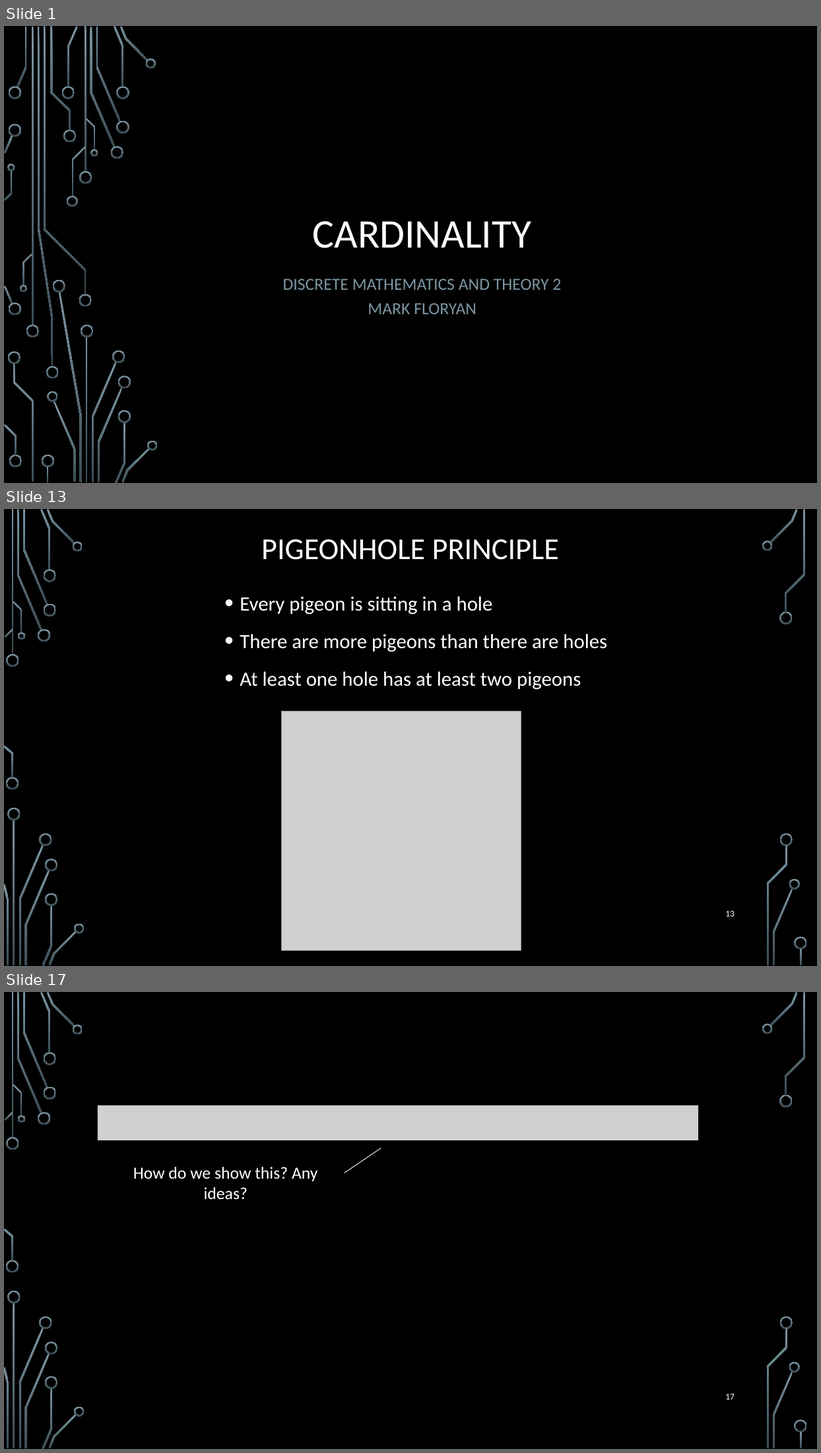
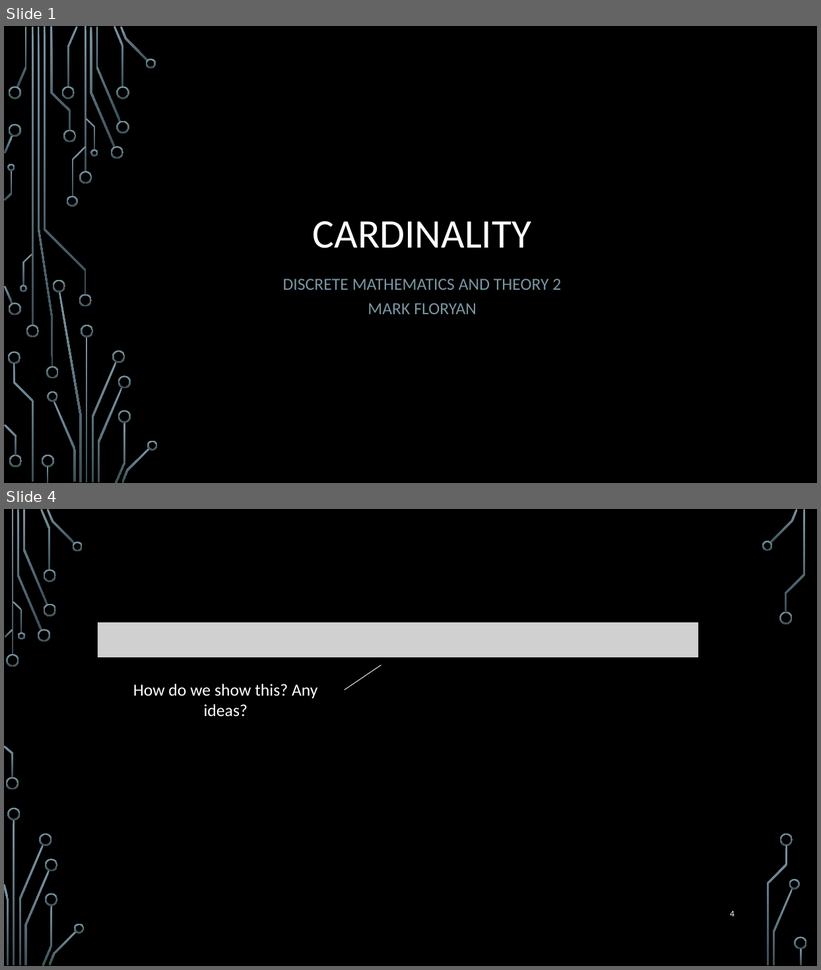
Before and after one commit to markfloryan/dmt2, a slide deck: slides/01-Cardinality.pptx. Shown one above the other, each under a label of ours: slides 1, 13 and 17 before the commit, slides 1 and 4 after it; the slides between them are not shown. The pictures are 821x1453 and 821x970 pixels, drawn with LibreOffice and Linux fonts; fonts in the diff are those of the drawing; grey boxes stand for pictures; background and template pictures are left out. Boxes give left, top, right and bottom in pixels: in the first picture for what was removed or moved away, otherwise in the second. Text is boxed around its words. In the diff, an @@ line names an element or a change of style, - is before the commit and + after.

```diff
--- a/slides/01-Cardinality.pptx
+++ b/slides/01-Cardinality.pptx
@@ slide 13 removed at [4, 509, 817, 966], background picture (left out); not listed: 36 template elements that a slide beside it also shows @@
@@ title removed at [261, 539, 559, 560] @@
-PIGEONHOLE PRINCIPLE
@@ text removed at [240, 596, 607, 690] @@
-• Every pigeon is sitting in a hole
-• There are more pigeons than there are holes
-• At least one hole has at least two pigeons
@@ picture removed at [282, 712, 521, 951] @@
@@ page number removed at [725, 911, 735, 917] @@
-13
@@ what was slide 17 is now slide 4 @@
@@ page number at [730, 911, 735, 917]: text changed @@
-17
+4
```
Also in this commit, not shown: 8 slides changed, 13 other slides removed.
